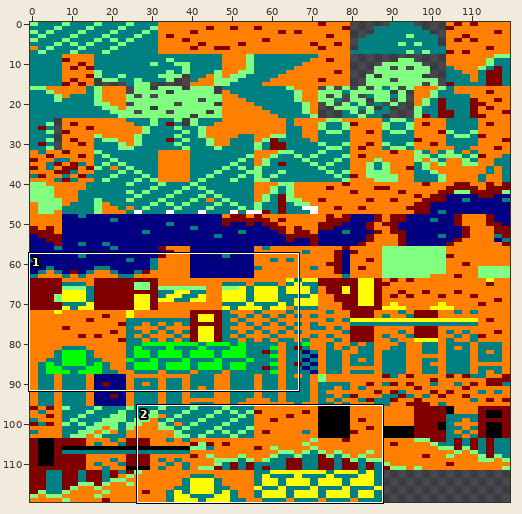
Two versions of one sprite sheet, public/assets/tileset.png. Above, an overview of the earlier version with the close-up marked.
Close-up. Before:
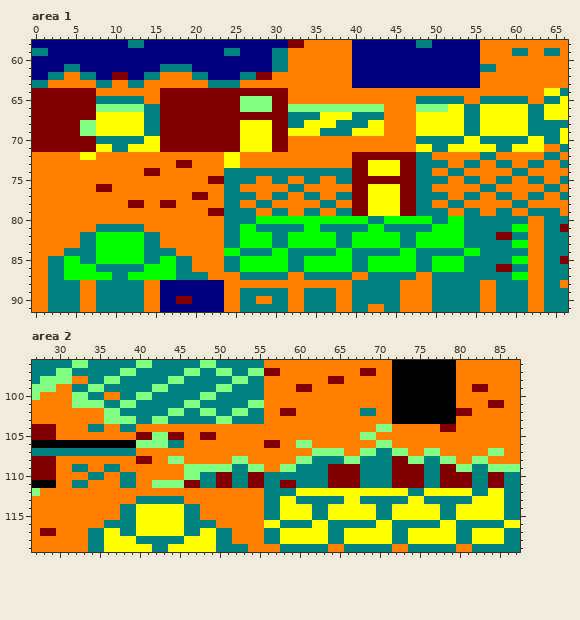
The file is 120x120 pixels. Shown: area 1: x 0..66, y 58..91; area 2: x 27..87, y 96..119.
The result:
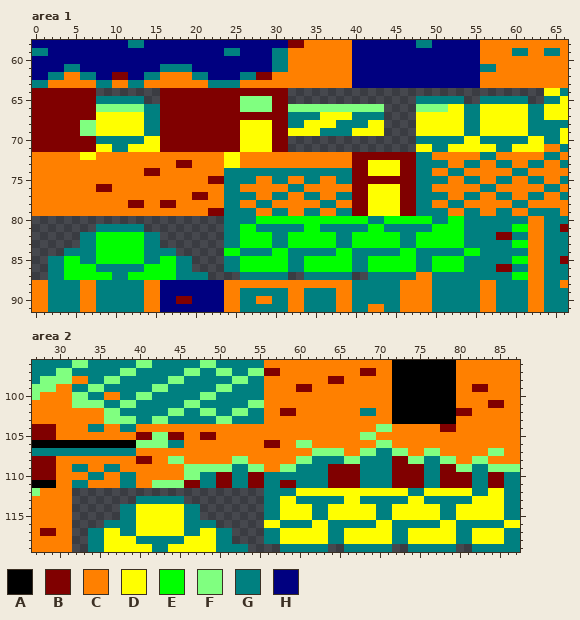
Palette (. is transparent): A #000000  B #800000  C #ff8000  D #ffff00  E #00ff00  F #80ff80  G #008080  H #000080
Changes in this commit:
Changed rows in their new state; - is an unchanged pixel.
Area 1:
first column x 8:
64 ........----------------................................
65 ------..----------------................------..------..
66 ------------------------------------....----------------
67 ------------------------------------....----------------
68 ------------------------------------....----------------
69 ------------------------------------....----------------
70 ------------------------................----------------
71 ------------------------................----------------
first column x 0:
80 ........................------------------
81 ........------..........------------------
82 ......----------........------------------
83 ......----------........------------------
84 ....--------------......------------------
85 ..------------------....------------------
86 ..------------------....------------------
87 ..--------------------....------..------..
Area 2:
first column x 32:
112 ........................--------------------------
113 ........------..........--------------------------
114 ......----------........--------------------------
115 ......----------........--------------------------
116 ....--------------......--------------------------
117 ..------------------....--------------------------
118 ..------------------....--------------------------
119 ..--------------------....------..------..------..
